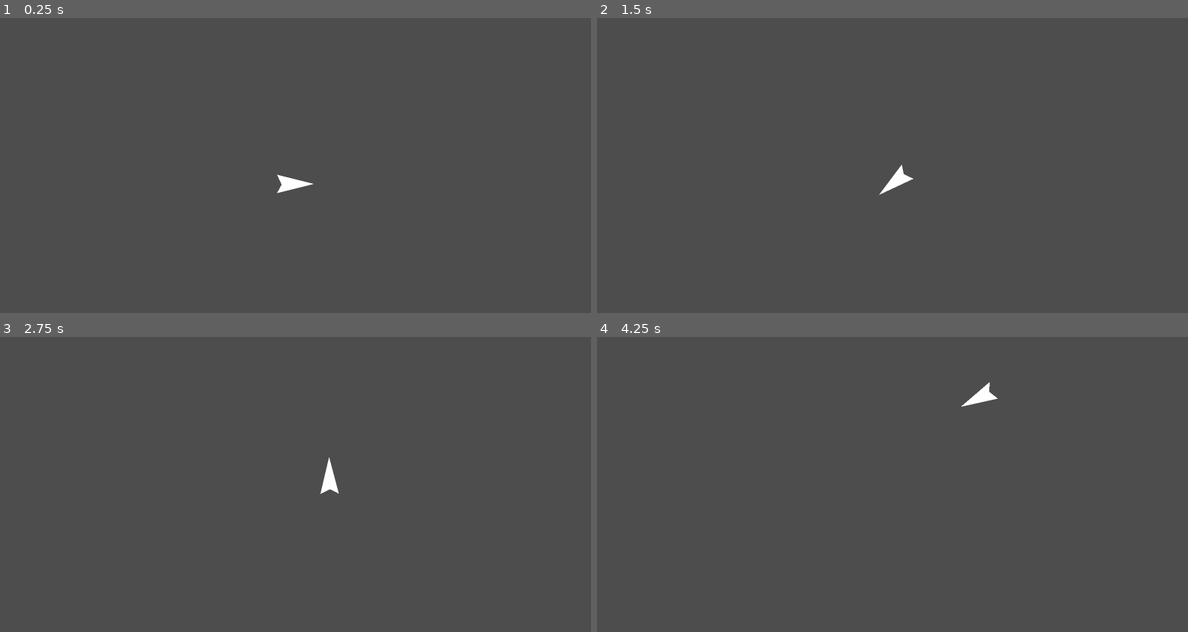
Above: before the commit, frames 1-4 (two rows, left to right).
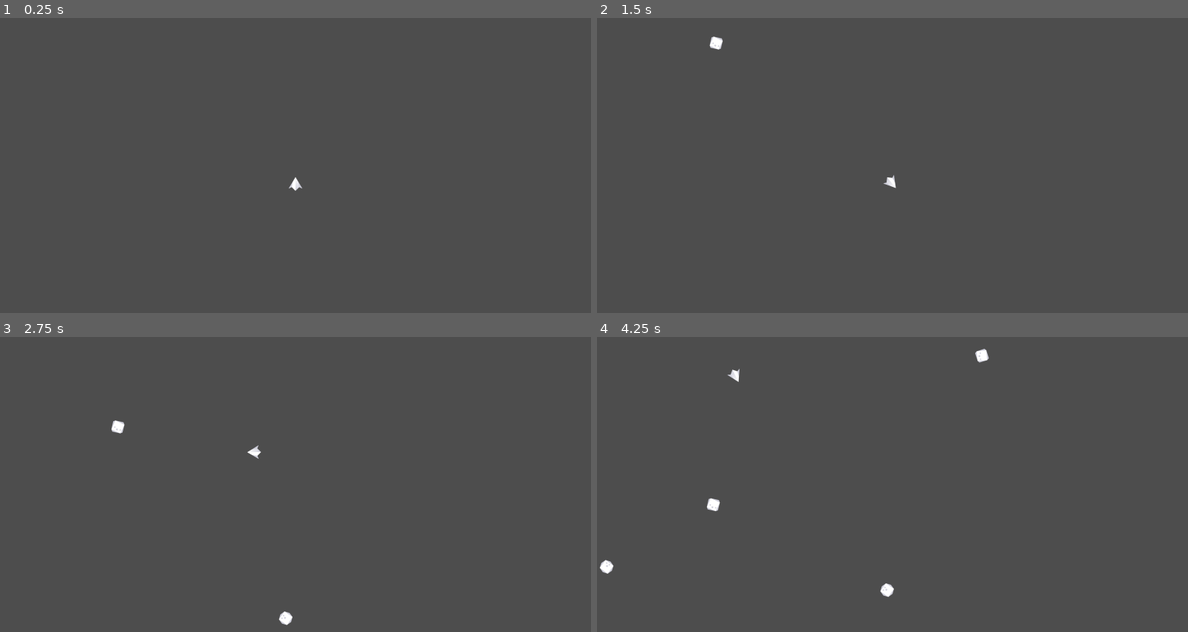
Above: after the commit, the same moments.

Repository: scytail/Asteroids
Game: Godot game, scene res://Scenes/main.tscn
Two runs of this game, one before a commit and one after it. Both use one fixed random seed, a clock stepped at 60 frames per second and the inputs below.
Inputs:
- Up to frame 1 (0.25 s): no input
- Up to frame 2 (1.5 s): tap Enter at 0.5 s; hold D (rotate_right) 0.53-1.28 s; hold S (move_backward) from 1.28 s (still down)
- Up to frame 3 (2.75 s): release S (move_backward) at 2.03 s; hold D (rotate_right) from 2.03 s (still down)
- Up to frame 4 (4.25 s): release D (rotate_right) at 2.78 s; hold W (move_forward) 2.78-3.53 s; hold A (rotate_left) from 3.53 s (still down)

The runs differ from the first frame. In frame 1, 0.2% of the frame differs, in the area x 46-53%, y 53-60%; in frame 2, 0.3%; in frame 3, 0.4%; in frame 4, 0.6%, in the area x 0-68%, y 4-89%.

Commit message:
add textures, adjust physics, add quit button
added cleaner textures courtesy of KenneyNL, added an escape button to quit the game, and cleaned up the physics to feel a little better.

Diff:
--- a/Scenes/asteroid.tscn
+++ /dev/null
@@ -1,26 +0,0 @@
-[gd_scene load_steps=4 format=3 uid="uid://3lv3chyjxwbg"]
-
-[ext_resource type="Script" path="res://Scripts/asteroid.gd" id="1_jcrqg"]
-
-[sub_resource type="PhysicsMaterial" id="PhysicsMaterial_4vpe7"]
-friction = 0.0
-bounce = 1.0
-
-[sub_resource type="RectangleShape2D" id="RectangleShape2D_brrbs"]
-size = Vector2(128, 128)
-
-[node name="Asteroid" type="RigidBody2D"]
-position = Vector2(64, 64)
-mass = 6.0
-physics_material_override = SubResource("PhysicsMaterial_4vpe7")
-gravity_scale = 0.0
-script = ExtResource("1_jcrqg")
-metadata/_edit_group_ = true
-
-[node name="CollisionShape2D" type="CollisionShape2D" parent="."]
-shape = SubResource("RectangleShape2D_brrbs")
-
-[node name="Polygon2D" type="Polygon2D" parent="."]
-position = Vector2(-464, -285.867)
-scale = Vector2(1, 1.06667)
-polygon = PackedVector2Array(408, 224, 472, 208, 528, 248, 520, 328, 472, 304, 408, 320.5, 400, 260.5)
--- /dev/null
+++ b/Scenes/asteroid_circle.tscn
@@ -0,0 +1,27 @@
+[gd_scene load_steps=5 format=3 uid="uid://blw5a4npruwlx"]
+
+[ext_resource type="Script" path="res://Scripts/asteroid.gd" id="1_hkrab"]
+[ext_resource type="Texture2D" uid="uid://bmcdixfo0dckl" path="res://Images/kenney_simple-space/simpleSpace_tilesheet.png" id="2_nxf5w"]
+
+[sub_resource type="PhysicsMaterial" id="PhysicsMaterial_cvdbi"]
+bounce = 1.0
+
+[sub_resource type="RectangleShape2D" id="RectangleShape2D_brrbs"]
+size = Vector2(42.5134, 42.941)
+
+[node name="Asteroid_Circle" type="RigidBody2D"]
+mass = 5.0
+physics_material_override = SubResource("PhysicsMaterial_cvdbi")
+gravity_scale = 0.0
+script = ExtResource("1_hkrab")
+metadata/_edit_group_ = true
+
+[node name="CollisionShape2D" type="CollisionShape2D" parent="."]
+position = Vector2(0.189821, 0.0983934)
+rotation = 0.47822
+shape = SubResource("RectangleShape2D_brrbs")
+
+[node name="Sprite2D" type="Sprite2D" parent="."]
+texture = ExtResource("2_nxf5w")
+region_enabled = true
+region_rect = Rect2(0, 256, 64, 64)
--- /dev/null
+++ b/Scenes/asteroid_square.tscn
@@ -0,0 +1,27 @@
+[gd_scene load_steps=5 format=3 uid="uid://3lv3chyjxwbg"]
+
+[ext_resource type="Script" path="res://Scripts/asteroid.gd" id="1_22q4c"]
+[ext_resource type="Texture2D" uid="uid://bmcdixfo0dckl" path="res://Images/kenney_simple-space/simpleSpace_tilesheet.png" id="2_5i5h2"]
+
+[sub_resource type="PhysicsMaterial" id="PhysicsMaterial_j3yji"]
+bounce = 1.0
+
+[sub_resource type="RectangleShape2D" id="RectangleShape2D_brrbs"]
+size = Vector2(40.6262, 39.8184)
+
+[node name="Asteroid_Square" type="RigidBody2D"]
+mass = 5.0
+physics_material_override = SubResource("PhysicsMaterial_j3yji")
+gravity_scale = 0.0
+script = ExtResource("1_22q4c")
+metadata/_edit_group_ = true
+
+[node name="CollisionShape2D" type="CollisionShape2D" parent="."]
+position = Vector2(-7.15256e-07, -5.96046e-07)
+rotation = 0.598648
+shape = SubResource("RectangleShape2D_brrbs")
+
+[node name="Sprite2D" type="Sprite2D" parent="."]
+texture = ExtResource("2_5i5h2")
+region_enabled = true
+region_rect = Rect2(128, 256, 64, 64)
--- a/Scenes/main.tscn
+++ b/Scenes/main.tscn
@@ -1,8 +1,9 @@
-[gd_scene load_steps=5 format=3 uid="uid://bovvsg2h8jhxs"]
+[gd_scene load_steps=6 format=3 uid="uid://bovvsg2h8jhxs"]
 
 [ext_resource type="PackedScene" uid="uid://cmt850puws3s5" path="res://Scenes/player.tscn" id="1_21iwi"]
 [ext_resource type="Script" path="res://Scripts/main.gd" id="1_hur88"]
-[ext_resource type="PackedScene" uid="uid://3lv3chyjxwbg" path="res://Scenes/asteroid.tscn" id="2_84prt"]
+[ext_resource type="PackedScene" uid="uid://3lv3chyjxwbg" path="res://Scenes/asteroid_square.tscn" id="2_84prt"]
+[ext_resource type="PackedScene" uid="uid://blw5a4npruwlx" path="res://Scenes/asteroid_circle.tscn" id="2_h5ie1"]
 
 [sub_resource type="Curve2D" id="Curve2D_6ryen"]
 _data = {
@@ -12,7 +13,7 @@
 
 [node name="Game" type="Node2D"]
 script = ExtResource("1_hur88")
-asteroid_scene = ExtResource("2_84prt")
+asteroid_scene = Array[PackedScene]([ExtResource("2_h5ie1"), ExtResource("2_84prt")])
 
 [node name="Player" parent="." instance=ExtResource("1_21iwi")]
 position = Vector2(1024, 576)
--- a/Scenes/player.tscn
+++ b/Scenes/player.tscn
@@ -1,20 +1,23 @@
-[gd_scene load_steps=3 format=3 uid="uid://cmt850puws3s5"]
+[gd_scene load_steps=4 format=3 uid="uid://cmt850puws3s5"]
 
 [ext_resource type="Script" path="res://Scripts/player.gd" id="1_bwcwo"]
+[ext_resource type="Texture2D" uid="uid://bmcdixfo0dckl" path="res://Images/kenney_simple-space/simpleSpace_tilesheet.png" id="2_8jh06"]
 
-[sub_resource type="RectangleShape2D" id="RectangleShape2D_x3y6j"]
-size = Vector2(128, 64)
+[sub_resource type="PhysicsMaterial" id="PhysicsMaterial_8fnmd"]
+absorbent = true
 
 [node name="Player" type="RigidBody2D"]
-position = Vector2(64, 32)
+physics_material_override = SubResource("PhysicsMaterial_8fnmd")
 gravity_scale = 0.0
+linear_damp_mode = 1
+linear_damp = 0.1
 script = ExtResource("1_bwcwo")
 metadata/_edit_group_ = true
 
-[node name="CollisionShape2D" type="CollisionShape2D" parent="."]
-shape = SubResource("RectangleShape2D_x3y6j")
+[node name="Sprite2D" type="Sprite2D" parent="."]
+texture = ExtResource("2_8jh06")
+region_enabled = true
+region_rect = Rect2(448, 0, 64, 64)
 
-[node name="Polygon2D" type="Polygon2D" parent="."]
-position = Vector2(-83.6923, -35.9234)
-scale = Vector2(1.64103, 0.392337)
-polygon = PackedVector2Array(90, 91.5625, 12, 173.125, 21.75, 97, 12, 10)
+[node name="CollisionPolygon2D" type="CollisionPolygon2D" parent="."]
+polygon = PackedVector2Array(0, -23, -23, 15, 0, 24, 23, 15)
--- a/Scripts/asteroid.gd
+++ b/Scripts/asteroid.gd
@@ -4,12 +4,16 @@
 
 var screen_size
 # Called when the node enters the scene tree for the first time.
+
+
 func _ready():
 	screen_size = get_viewport_rect().size
 #	angular_velocity = randi_range(-max_rotation_velocity, max_rotation_velocity)
 
+
 func _integrate_forces(state):
 	_teleport_ship_on_boundaries(state)
+
 
 func _teleport_ship_on_boundaries(state):
 	if position.x < 0:
--- a/Scripts/main.gd
+++ b/Scripts/main.gd
@@ -1,38 +1,47 @@
 extends Node2D
 
-@export var asteroid_scene: PackedScene
+@export var asteroid_scene: Array[PackedScene]
 
 # Called when the node enters the scene tree for the first time.
 func _ready():
-	# TODO: start timer
-	pass
+	$AsteroidTimer.start()
 
-
-# Called every frame. 'delta' is the elapsed time since the previous frame.
-func _process(delta):
-	pass
 
 func game_over():
 	$AsteroidTimer.stop()
+	_quit_game()
+
+
+func _unhandled_key_input(event):
+	if(event.is_action_pressed("quit")):
+		_quit_game()
 
 
 func _on_asteroid_timer_timeout():
 	# Make an asteroid
-	var asteroid = asteroid_scene.instantiate()
+	var selected_index = randi_range(0, asteroid_scene.size() - 1)
+	var asteroid = asteroid_scene[selected_index].instantiate()
 
 	# Retrieve the random location selector (which is bound to the spawn path)
 	var asteroid_spawn_location = $AsteroidSpawnPath/AsteroidSpawnLocation
-	# Set the location along the path (a ratio between 0-1) randomly
+	# Set the location along the path (a ratio baetween 0-1) randomly
 	asteroid_spawn_location.progress_ratio = randf()
+	asteroid.position = asteroid_spawn_location.position
 
 	# Rotate the asteroid
-	var direction = asteroid_spawn_location.rotation + PI/2
-	direction += randf_range(-PI/2, PI/2)
+	var direction = asteroid_spawn_location.rotation + PI/2  # point straight in
+	direction += randf_range(-PI/4, PI/4)
 	asteroid.rotation = direction
 
 	# Set the asteroid velocity
-	var velocity = Vector2(randf_range(10,100), randf_range(10,100))
+	var velocity = Vector2(randf_range(20,200), randf_range(10,100))
 	asteroid.linear_velocity = velocity.rotated(direction)
 
 	# Spawn
 	add_child(asteroid)
+
+
+func _quit_game():
+	# Propogate a close window request to all memebers
+	get_tree().root.propagate_notification(NOTIFICATION_WM_CLOSE_REQUEST)
+	get_tree().quit()
--- a/Scripts/player.gd
+++ b/Scripts/player.gd
@@ -1,6 +1,6 @@
 extends RigidBody2D
 
-@export var engine_power = 200
+@export var engine_power = 300
 @export var rotate_speed = 200
 
 var screen_size;
@@ -12,9 +12,7 @@
 
 func _integrate_forces(state):
 	_push_ship(state)
-
 	_teleport_ship_on_boundaries(state)
-
 	_rotate_ship(state)
 
 
@@ -26,7 +24,7 @@
 		impulse_strength -= engine_power
 
 	if impulse_strength != 0:
-		apply_central_impulse(Vector2(cos(rotation), sin(rotation)) * impulse_strength * state.step)
+		apply_central_force(Vector2(sin(rotation), -cos(rotation)) * impulse_strength)
 
 
 func _teleport_ship_on_boundaries(state):
--- a/project.godot
+++ b/project.godot
@@ -12,13 +12,14 @@
 
 config/name="Asteroids"
 run/main_scene="res://Scenes/main.tscn"
-config/features=PackedStringArray("4.1", "Forward Plus")
+config/features=PackedStringArray("4.2", "Forward Plus")
 config/icon="res://Images/icon.svg"
 
 [display]
 
 window/size/viewport_width=2048
 window/size/viewport_height=1024
+window/size/mode=3
 window/size/resizable=false
 
 [dotnet]
@@ -47,3 +48,12 @@
 "events": [Object(InputEventKey,"resource_local_to_scene":false,"resource_name":"","device":-1,"window_id":0,"alt_pressed":false,"shift_pressed":false,"ctrl_pressed":false,"meta_pressed":false,"pressed":false,"keycode":0,"physical_keycode":68,"key_label":0,"unicode":100,"echo":false,"script":null)
 ]
 }
+quit={
+"deadzone": 0.5,
+"events": [Object(InputEventKey,"resource_local_to_scene":false,"resource_name":"","device":-1,"window_id":0,"alt_pressed":false,"shift_pressed":false,"ctrl_pressed":false,"meta_pressed":false,"pressed":false,"keycode":0,"physical_keycode":4194305,"key_label":0,"unicode":0,"echo":false,"script":null)
+]
+}
+
+[physics]
+
+2d/default_linear_damp=0.0
Not shown, added: Images/kenney_simple-space/License.txt
Not shown, added: Images/kenney_simple-space/Preview.png.import
Not shown, added: Images/kenney_simple-space/Sample.png.import
Binary file added: Images/kenney_simple-space/simpleSpace_tilesheet.png
Not shown, added: Images/kenney_simple-space/simpleSpace_tilesheet.png.import
